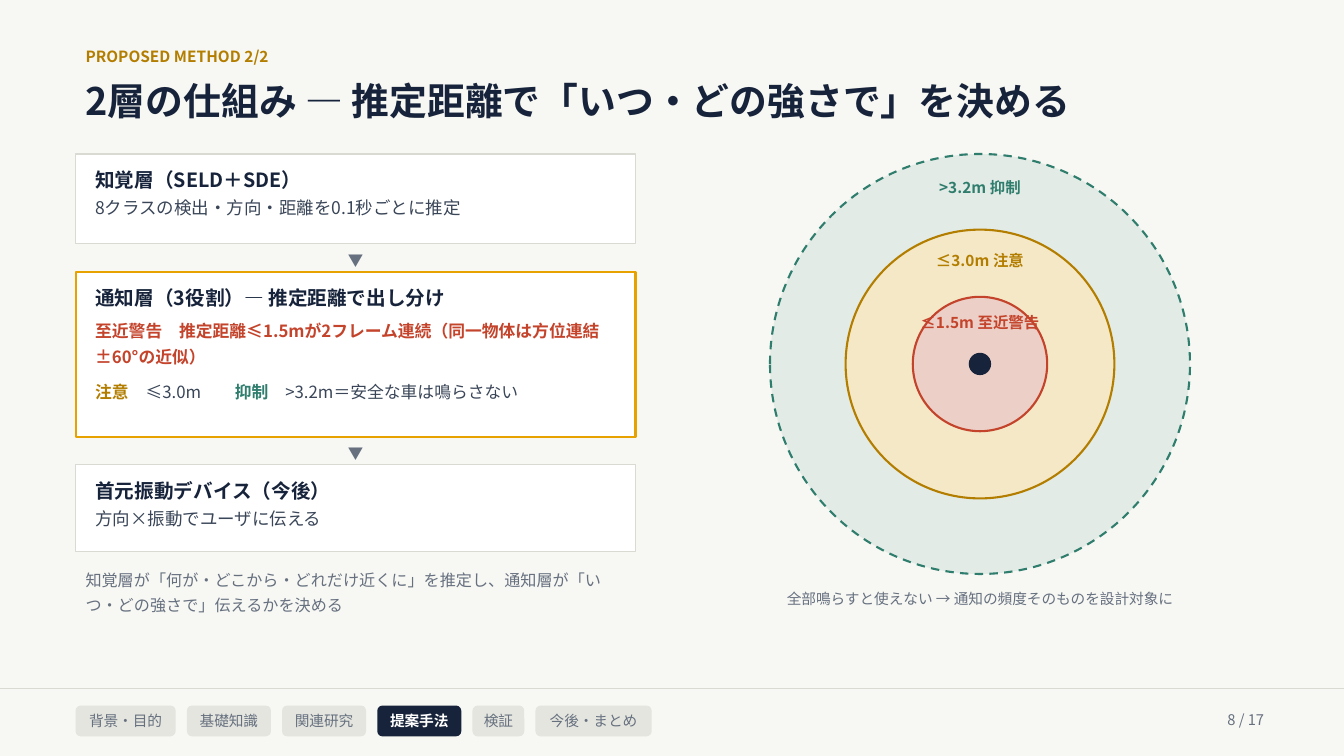
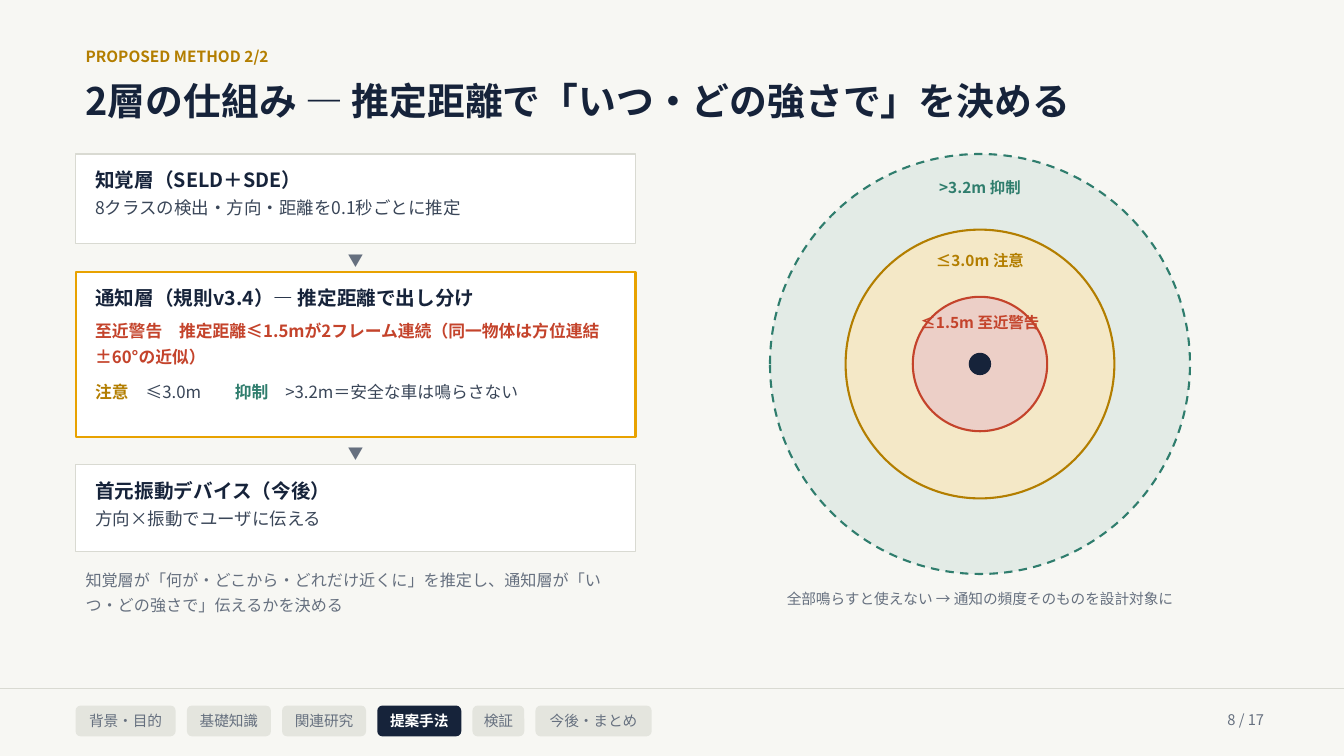
Before and after one commit to Noosdoo/outdoor-seld-sim, a slide deck: slide 8 of md/seminar/中間発表スライド_2026-08-10.pptx. Drawn at 1344x756 pixels with LibreOffice and Linux fonts; fonts in the diff are those of the drawing. Boxes give left, top, right and bottom in pixels: in the first picture for what was removed or moved away, otherwise in the second. Text is boxed around its words. In the diff, an @@ line names an element or a change of style, - is before the commit and + after.

```diff
--- a/md/seminar/中間発表スライド_2026-08-10.pptx
+++ b/md/seminar/中間発表スライド_2026-08-10.pptx
@@ text in rectangle at (95,288,475,307): text changed @@
-通知層（3役割）— 推定距離で出し分け
+通知層（規則v3.4）— 推定距離で出し分け
```
Also in this commit, not shown: 4 other slides changed, 14 other files.
